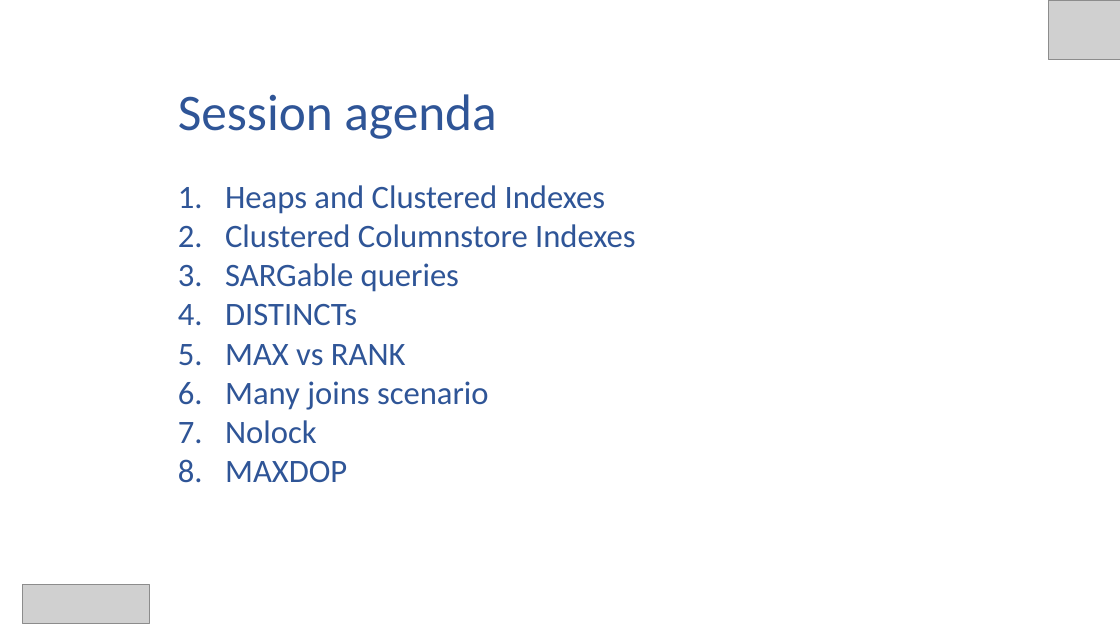
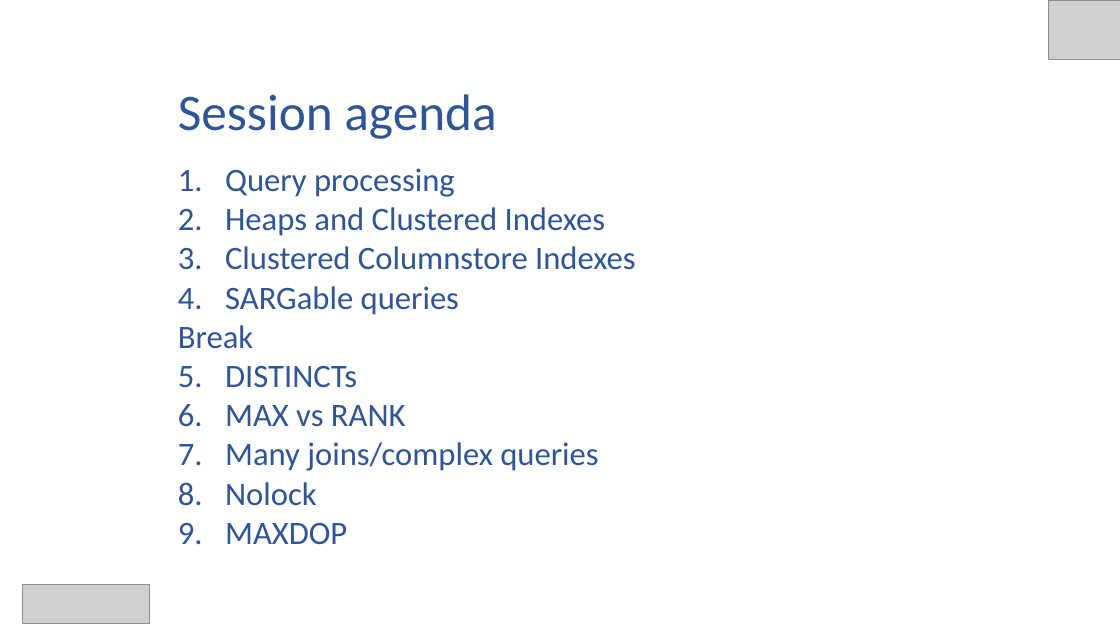
Before and after one commit to phil-a10/Talks, a slide deck: slide 3 of SQL Query Long Talk/Adatis/SQL Query Talk.pptx. Drawn at 1120x630 pixels with LibreOffice and Linux fonts; fonts in the diff are those of the drawing; grey boxes stand for pictures. Boxes give left, top, right and bottom in pixels: in the first picture for what was removed or moved away, otherwise in the second. Text is boxed around its words. In the diff, an @@ line names an element or a change of style, - is before the commit and + after.

```diff
--- a/SQL Query Long Talk/Adatis/SQL Query Talk.pptx
+++ b/SQL Query Long Talk/Adatis/SQL Query Talk.pptx
@@ text "Query processing": place and size @@
-text "Query processing" at (225, 185, 635, 482)
+text "Query processing" at (178, 168, 635, 544)
@@ text at (225, 168, 455, 197): paragraph added @@
+1. Query processing
@@ text at (178, 325, 253, 349): paragraph added @@
+Break
@@ text at (225, 442, 598, 471): text changed @@
-6. Many joins scenario
+3. Many joins/complex queries
```
Also in this commit, not shown: 1 other slide changed, 3 slides added, 2 other files.
